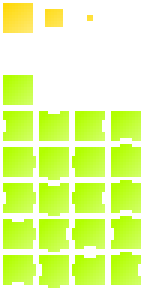
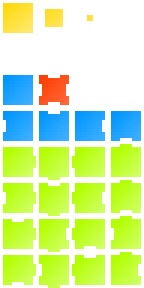
Two versions of the same layered image (144×288). Layer-by-layer changes:
painted on "Calque" over [3, 75, 141, 141]
